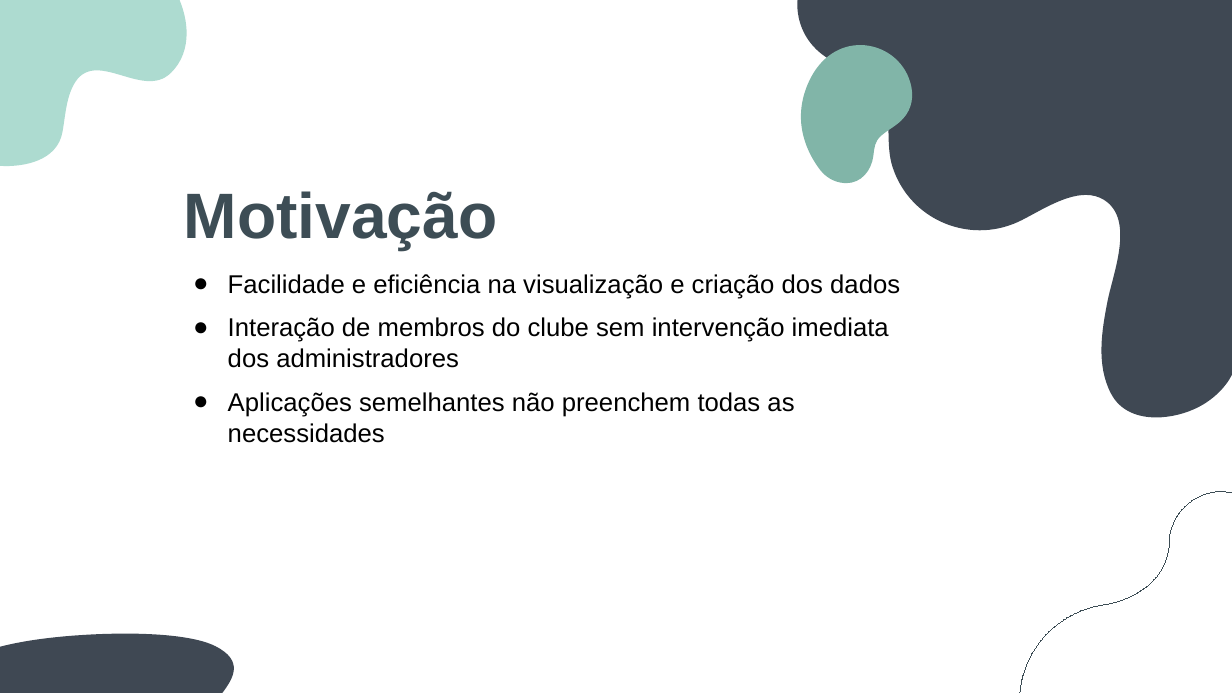
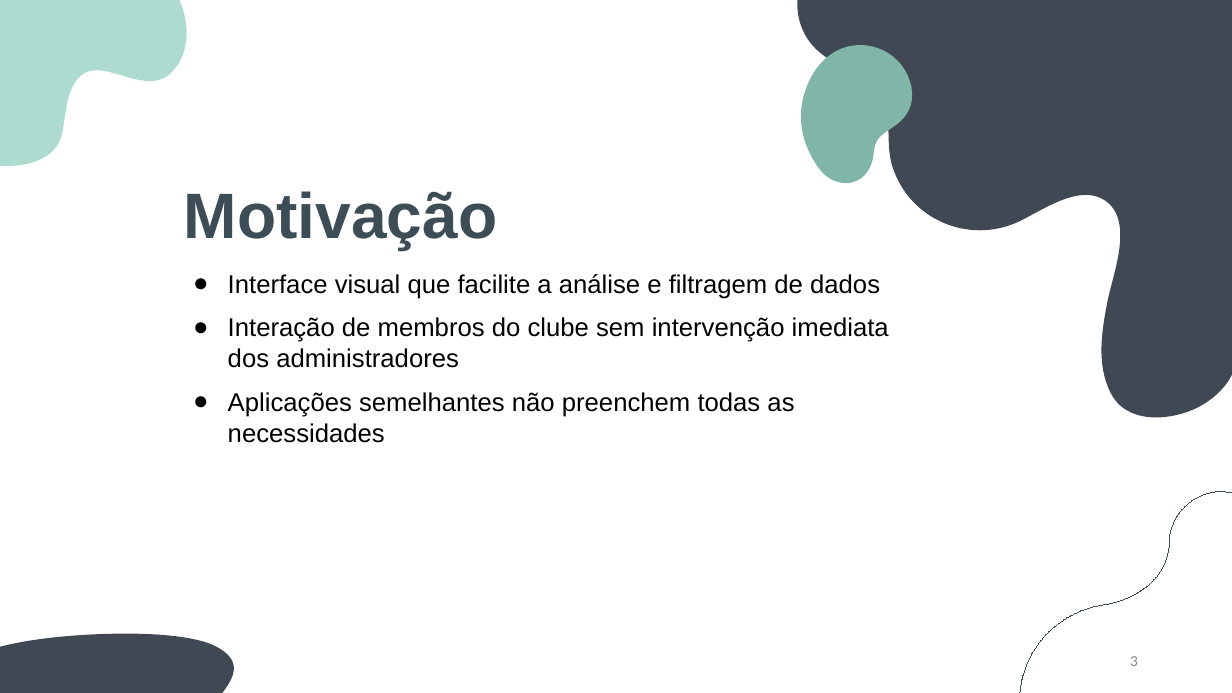
Before and after one commit to BernardoFMF/surf-management-app, a slide deck: slide 3 of docs/demonstracao-progresso.pptx. Drawn at 1232x693 pixels with LibreOffice and Linux fonts; fonts in the diff are those of the drawing. Boxes give left, top, right and bottom in pixels: in the first picture for what was removed or moved away, otherwise in the second. Text is boxed around its words. In the diff, an @@ line names an element or a change of style, - is before the commit and + after.

```diff
--- a/docs/demonstracao-progresso.pptx
+++ b/docs/demonstracao-progresso.pptx
@@ subtitle at (x1=228, y1=274, x2=880, y2=299): text changed @@
-● Facilidade e eficiência na visualização e criação dos dados
+● Interface visual que facilite a análise e filtragem de dados
@@ page number added at (x1=1130, y1=656, x2=1138, y2=666), 12 pt, text #8C8C8C @@
+3
```
Also in this commit, not shown: 12 other slides changed, 1 slide added.
